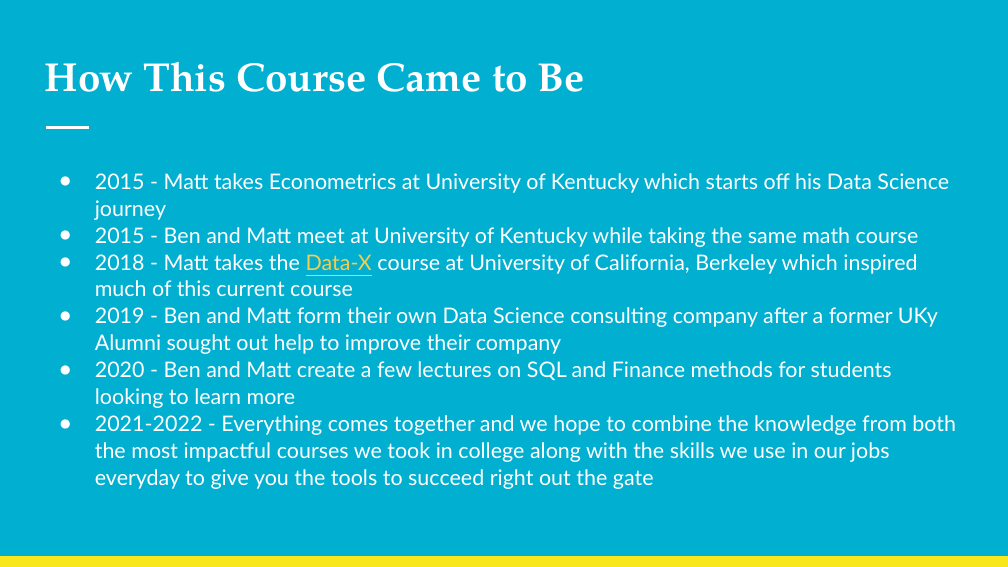
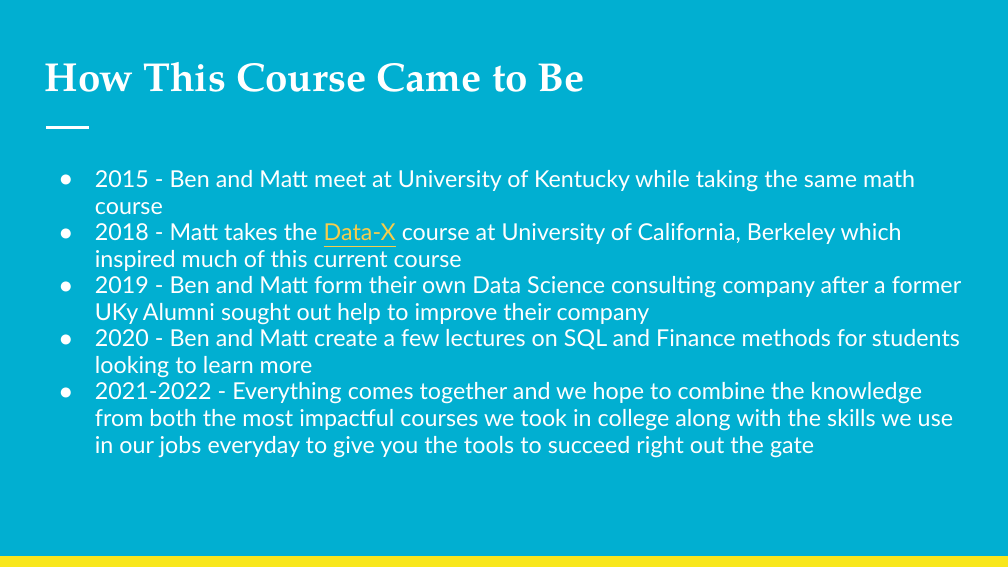
Before and after one commit to NolanSmithSolutions/Course, a slide deck: slide 7 of Intro/Welcome.pptx. Drawn at 1008x567 pixels with LibreOffice and Linux fonts; fonts in the diff are those of the drawing. Boxes give left, top, right and bottom in pixels: in the first picture for what was removed or moved away, otherwise in the second. Text is boxed around its words. In the diff, an @@ line names an element or a change of style, - is before the commit and + after.

```diff
--- a/Intro/Welcome.pptx
+++ b/Intro/Welcome.pptx
@@ text "2015 - Ben and Matt ..." at bbox=[95, 170, 961, 458]: size 15.3 to 16.6 pt; line spacing 1.05 to 0.95 @@
@@ text at bbox=[95, 173, 949, 220]: paragraph removed @@
-● 2015 - Matt takes Econometrics at University of Kentucky which starts off his Data Science journey
```
Also in this commit, not shown: 2 other files.
